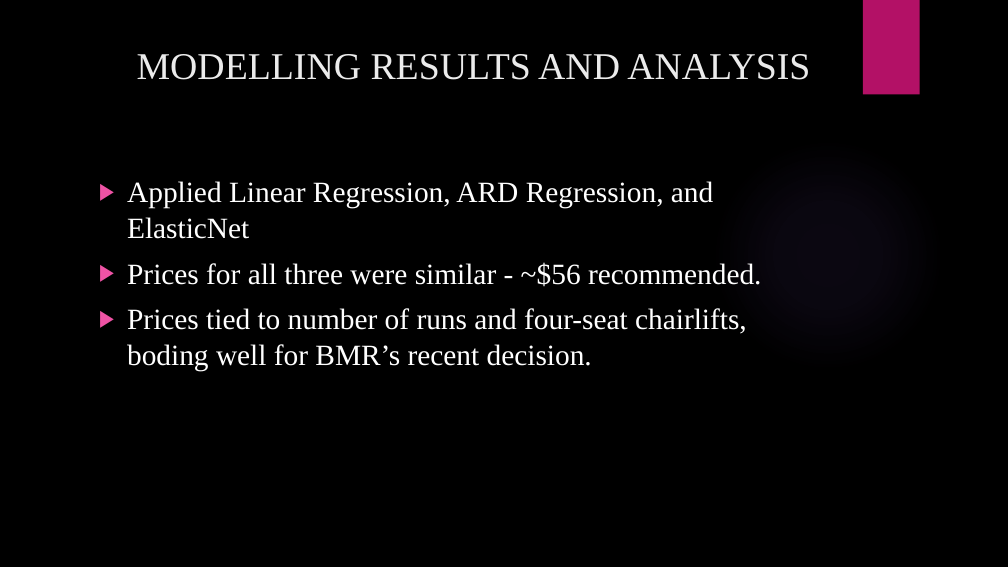
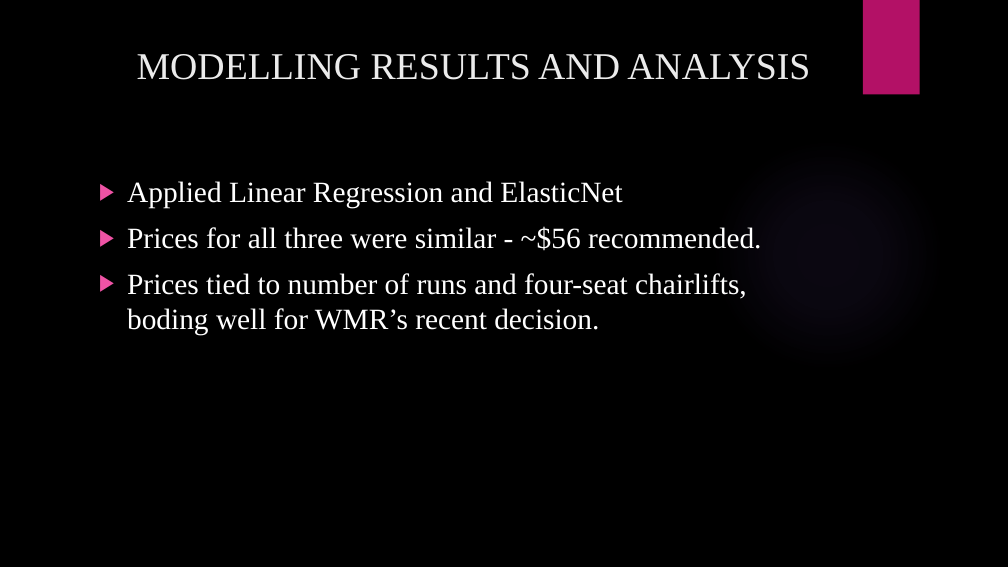
Before and after one commit to sanapplegates/Springbaord, a slide deck: slide 4 of Guided-capstone-Unit-6/Guided-Capstone-Project-Report.pptx. Drawn at 1008x567 pixels with LibreOffice and Linux fonts; fonts in the diff are those of the drawing; background and template pictures are left out. Boxes give left, top, right and bottom in pixels: in the first picture for what was removed or moved away, otherwise in the second. Text is boxed around its words. In the diff, an @@ line names an element or a change of style, - is before the commit and + after.

```diff
--- a/Guided-capstone-Unit-6/Guided-Capstone-Project-Report.pptx
+++ b/Guided-capstone-Unit-6/Guided-Capstone-Project-Report.pptx
@@ text at (x1=127, y1=181, x2=622, y2=209): text changed @@
-▶ Applied Linear Regression, ARD Regression, and ElasticNet
+▶ Applied Linear Regression and ElasticNet
@@ text at (x1=127, y1=273, x2=747, y2=336): text changed @@
-▶ Prices tied to number of runs and four-seat chairlifts, boding well for BMR’s recent decision.
+▶ Prices tied to number of runs and four-seat chairlifts, boding well for WMR’s recent decision.
```
Also in this commit, not shown: 2 other slides changed.
